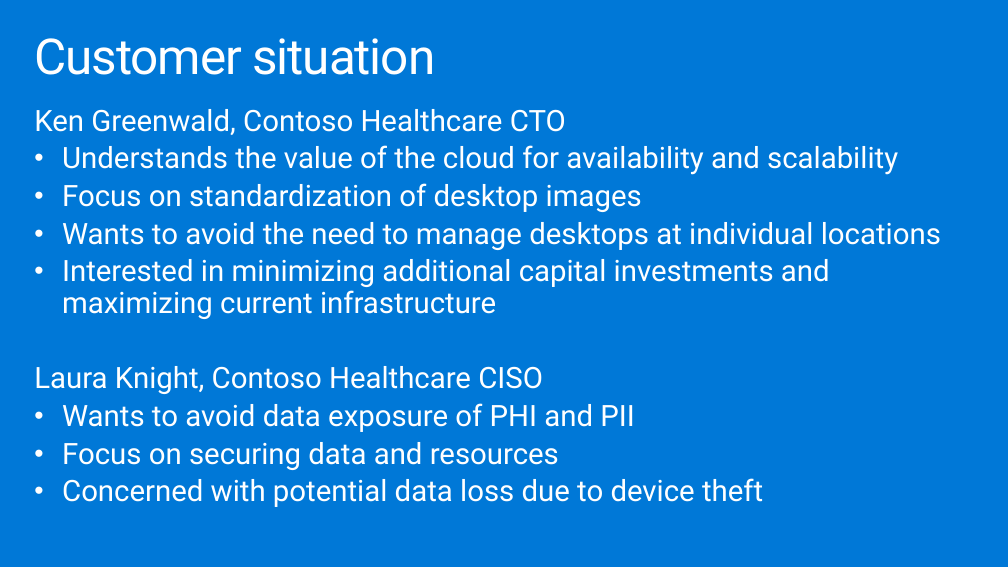
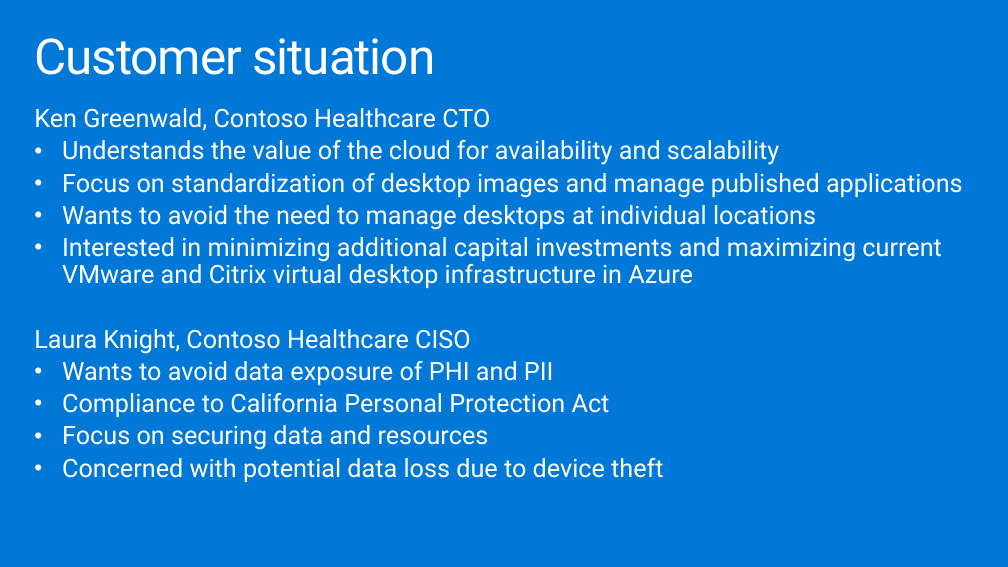
Before and after one commit to dwnatwick/MCW-Windows-Virtual-Desktop, a slide deck: slide 6 of Whiteboard-design-session/WDS trainer presentation - Windows Virtual Desktop.pptx. Drawn at 1008x567 pixels with LibreOffice and Linux fonts; fonts in the diff are those of the drawing. Boxes give left, top, right and bottom in pixels: in the first picture for what was removed or moved away, otherwise in the second. Text is boxed around its words. In the diff, an @@ line names an element or a change of style, - is before the commit and + after.

```diff
--- a/Whiteboard-design-session/WDS trainer presentation - Windows Virtual Desktop.pptx
+++ b/Whiteboard-design-session/WDS trainer presentation - Windows Virtual Desktop.pptx
@@ text at box(34, 108, 816, 482): size 28 to 24 pt in "Ken Greenwald, Contoso Healthcare CTO", "Understands the value of the cloud for ...", "Wants to avoid the need to manage ...", "Laura Knight, Contoso Healthcare CISO" and 3 more places @@
@@ text at box(62, 173, 963, 198): text changed; size 28 to 24 pt @@
-• Focus on standardization of desktop images
+• Focus on standardization of desktop images and manage published applications
@@ text at box(62, 237, 941, 288): text changed; size 28 to 24 pt @@
-• Interested in minimizing additional capital investments and maximizing current infrastructure
+• Interested in minimizing additional capital investments and maximizing current VMware and Citrix virtual desktop infrastructure in Azure
@@ text at box(62, 393, 610, 417): paragraph added @@
+• Compliance to California Personal Protection Act
```
Also in this commit, not shown: 10 other slides changed, 1 slide added, 2 other files.
